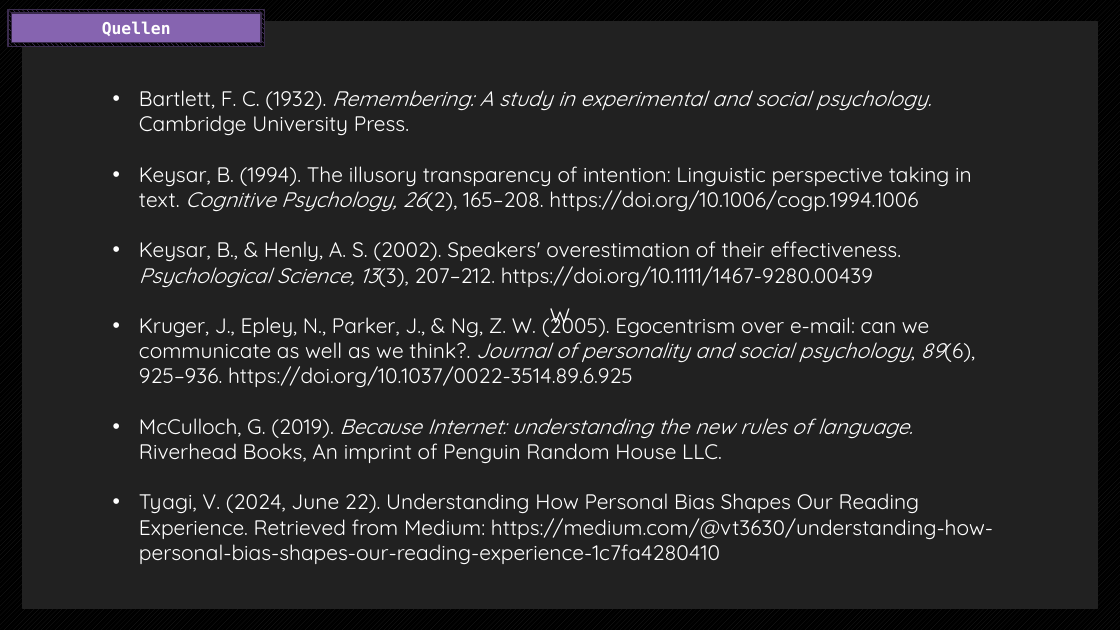
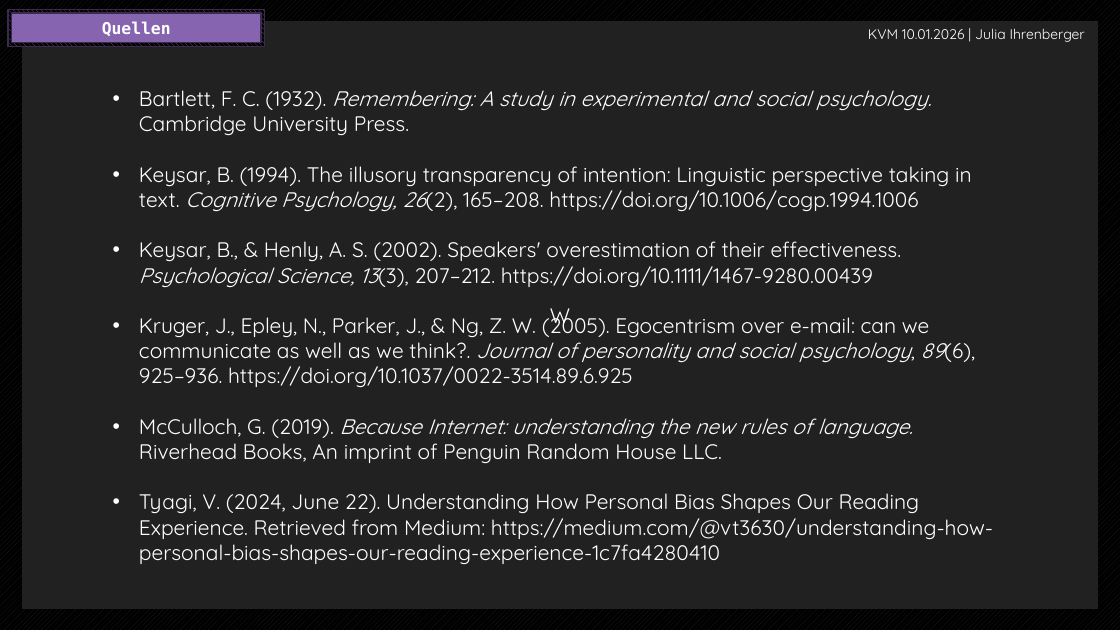
Before and after one commit to endorivium/informational-mastery, a slide deck: slide 5 of KVM/Präsentation/KVM_MissverständnisseTexten.pptx. Drawn at 1120x630 pixels with LibreOffice and Linux fonts; fonts in the diff are those of the drawing. Boxes give left, top, right and bottom in pixels: in the first picture for what was removed or moved away, otherwise in the second. Text is boxed around its words. In the diff, an @@ line names an element or a change of style, - is before the commit and + after.

Commit message:
kvm

```diff
--- a/KVM/Präsentation/KVM_MissverständnisseTexten.pptx
+++ b/KVM/Präsentation/KVM_MissverständnisseTexten.pptx
@@ text added at (x1=868, y1=28, x2=1085, y2=42), 12 pt, text #FFFFFF @@
+KVM 10.01.2026 | Julia Ihrenberger
```
